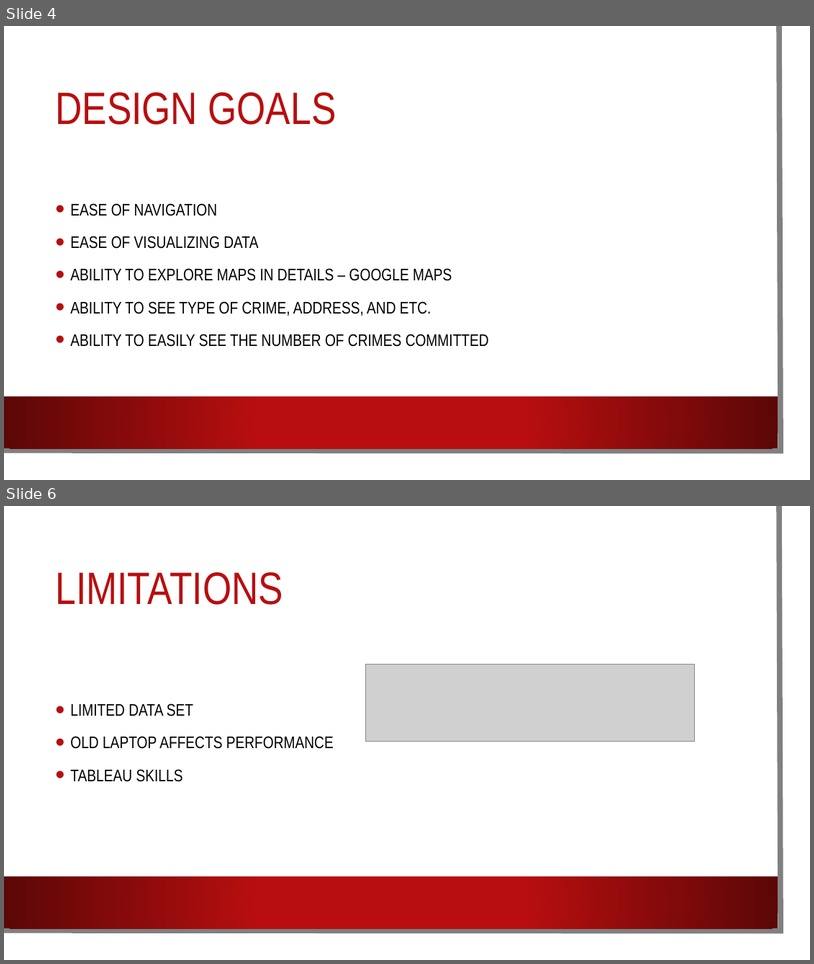
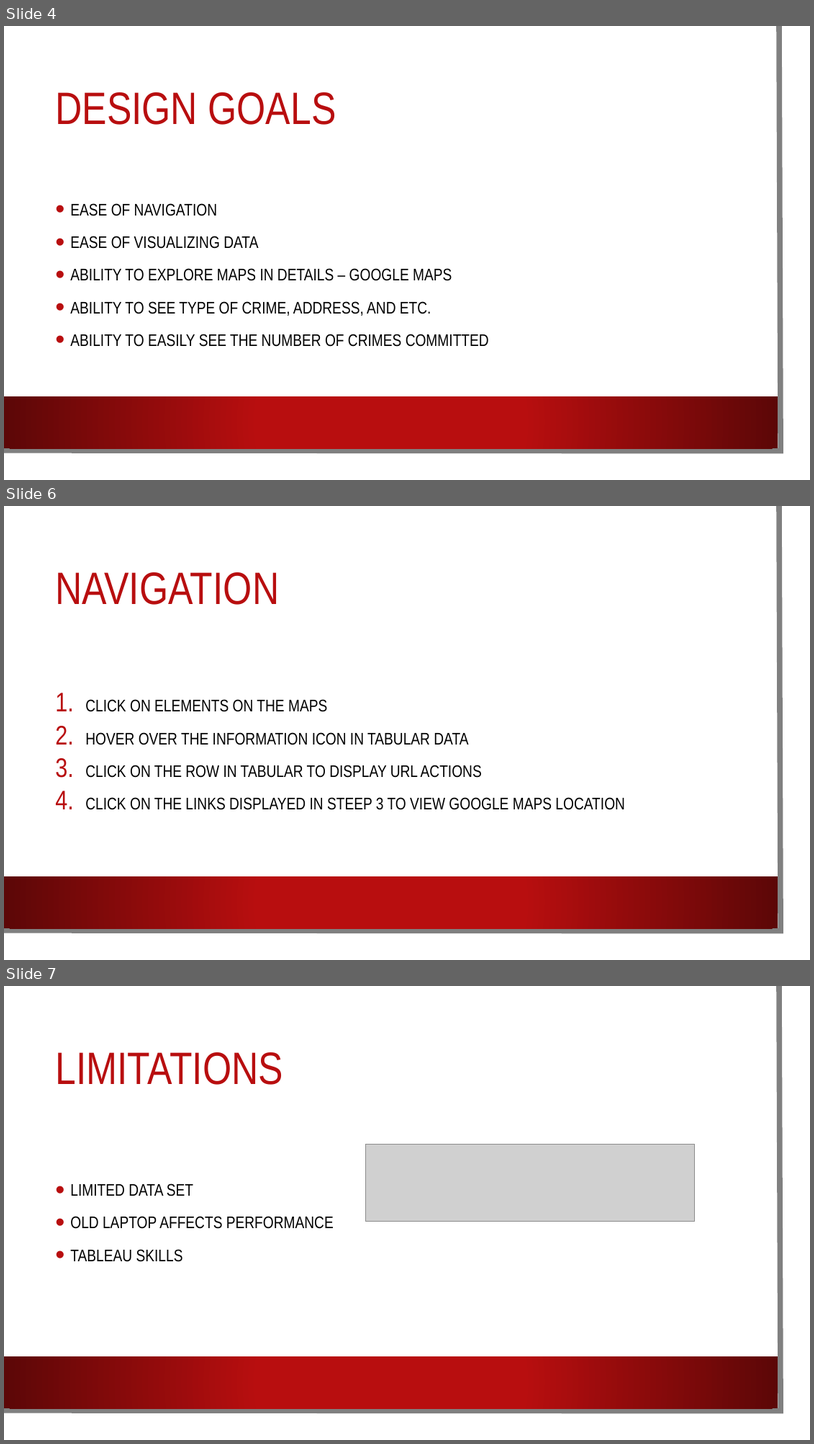
Before and after one commit to voite1/UW_Data_Visualization_300, a slide deck: Final_Project/Seattle Crimes Presentation.pptx. Shown one above the other, each under a label of ours: slides 4 and 6 before the commit, slides 4, 6 and 7 after it; the slides between them are not shown. The pictures are 814x964 and 814x1444 pixels, drawn with LibreOffice and Linux fonts; fonts in the diff are those of the drawing; grey boxes stand for pictures; background and template pictures are left out. Boxes give left, top, right and bottom in pixels: in the first picture for what was removed or moved away, otherwise in the second. Text is boxed around its words. In the diff, an @@ line names an element or a change of style, - is before the commit and + after.

```diff
--- a/Final_Project/Seattle Crimes Presentation.pptx
+++ b/Final_Project/Seattle Crimes Presentation.pptx
@@ slide 6 added at (x1=4, y1=506, x2=810, y2=960), background picture (left out); not listed: 3 template elements that a slide beside it also shows @@
@@ title added at (x1=55, y1=572, x2=279, y2=605), 54 pt, text #B80E0F @@
+NAVIGATION
@@ text added at (x1=85, y1=699, x2=625, y2=810), 20 pt, text #000000 @@
+1. CLICK ON ELEMENTS ON THE MAPS
+2. HOVER OVER THE INFORMATION ICON IN TABULAR DATA
+3. CLICK ON THE ROW IN TABULAR TO DISPLAY URL ACTIONS
+4. CLICK ON THE LINKS DISPLAYED IN STEEP 3 TO VIEW GOOGLE MAPS LOCATION
@@ what was slide 6 is now slide 7 @@
```
Also in this commit, not shown: 1 slide changed.
